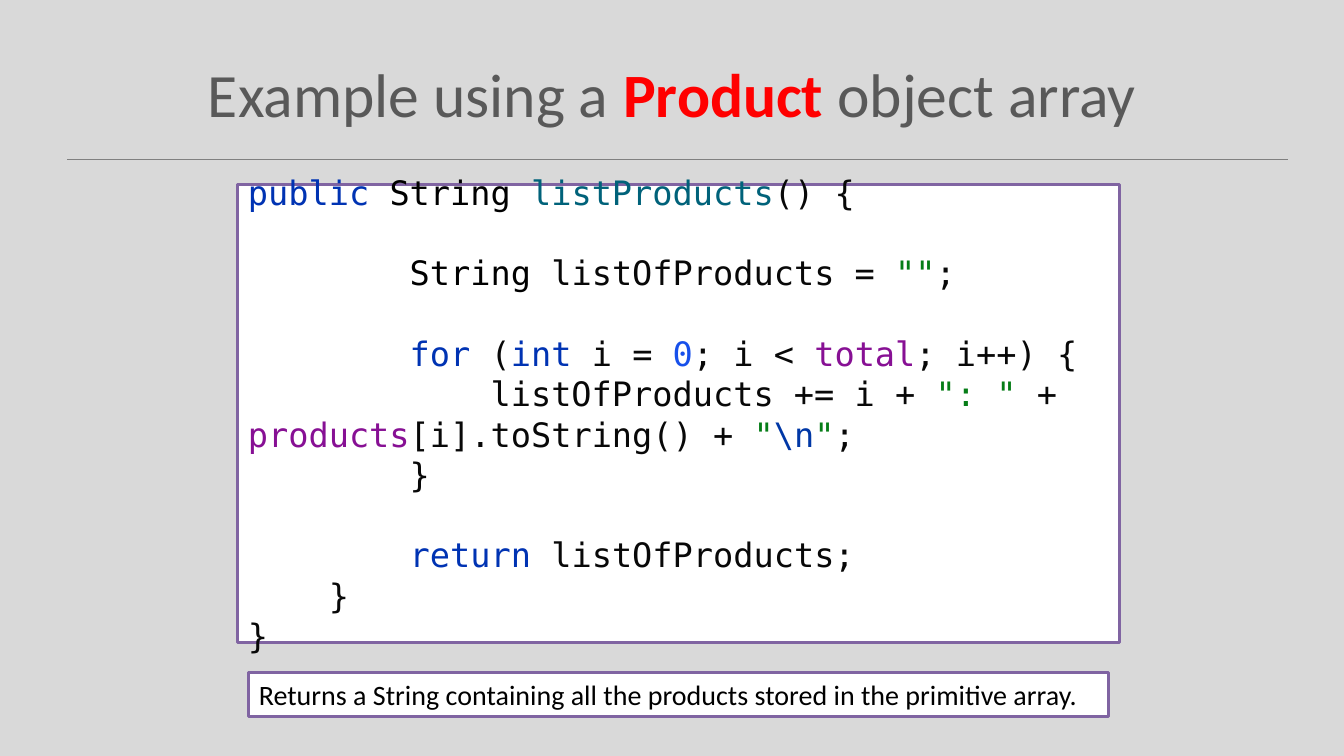
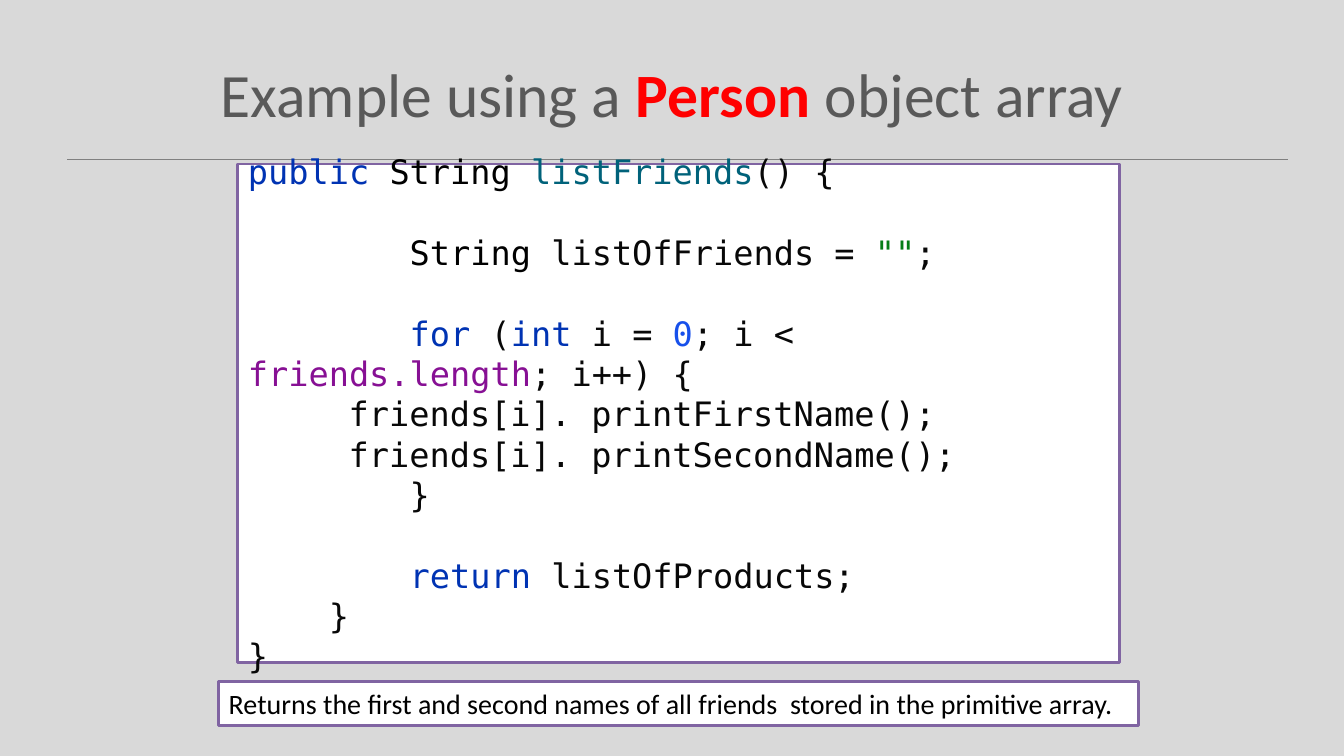
Before and after one commit to Programming-Fundamentals-SETU/prog-fund-1-sept-25, a slide deck: slide 26 of topic06-arrays/unit-1/talk-2-array-classes/b-array-classes.pptx (slide 25 before the commit). Drawn at 1344x756 pixels with LibreOffice and Linux fonts; fonts in the diff are those of the drawing. Boxes give left, top, right and bottom in pixels: in the first picture for what was removed or moved away, otherwise in the second. Text is boxed around its words. In the diff, an @@ line names an element or a change of style, - is before the commit and + after.

Commit message:
update arrays-classes to use Person instead of Product

```diff
--- a/topic06-arrays/unit-1/talk-2-array-classes/b-array-classes.pptx
+++ b/topic06-arrays/unit-1/talk-2-array-classes/b-array-classes.pptx
@@ title at (x1=221, y1=74, x2=1122, y2=128): text changed @@
-Example using a Product object array
+Example using a Person object array
@@ rectangle "public String listFriends() {" resized from (x1=238, y1=185, x2=1120, y2=642) to (x1=238, y1=164, x2=1120, y2=663) @@
@@ text in rectangle at (x1=248, y1=158, x2=955, y2=474): text changed @@
-public String listProducts() {
-String listOfProducts = "";
-for (int i = 0; i < total; i++) {
-listOfProducts += i + ": " + products[i].toString() + "\n";
-}
+public String listFriends() {
+String listOfFriends = "";
+for (int i = 0; i < friends.length; i++) {
+friends[i]. printFirstName();
+friends[i]. printSecondName();
+}
@@ rectangle "Returns the first and second ..." resized from (x1=249, y1=673, x2=1109, y2=717) to (x1=219, y1=682, x2=1139, y2=726) @@
@@ text in rectangle at (x1=229, y1=694, x2=1112, y2=719): text changed @@
-Returns a String containing all the products stored in the primitive array.
+Returns the first and second names of all friends stored in the primitive array.
```
Also in this commit, not shown: 9 other slides changed, 4 slides added, 3 slides removed, 37 other files.
